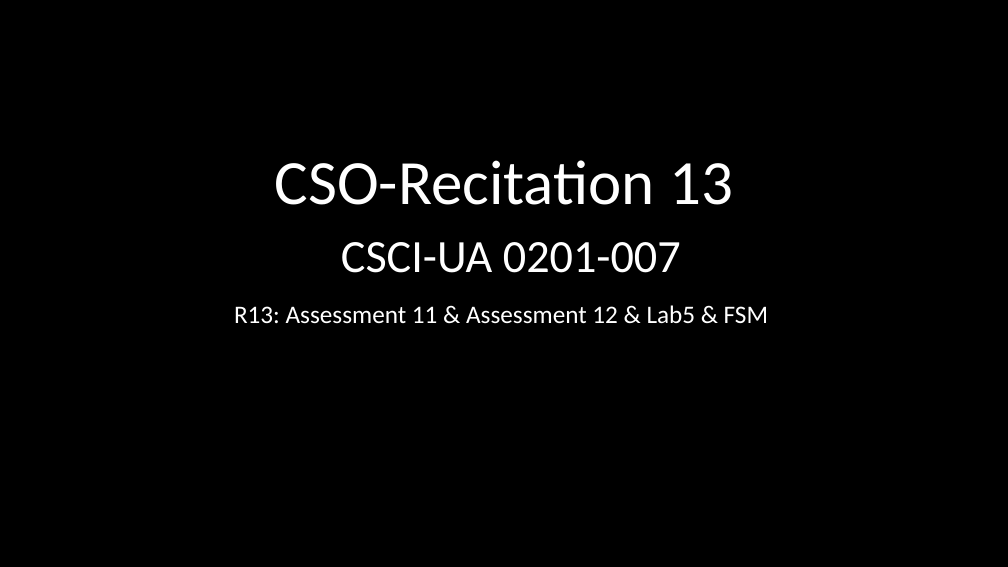
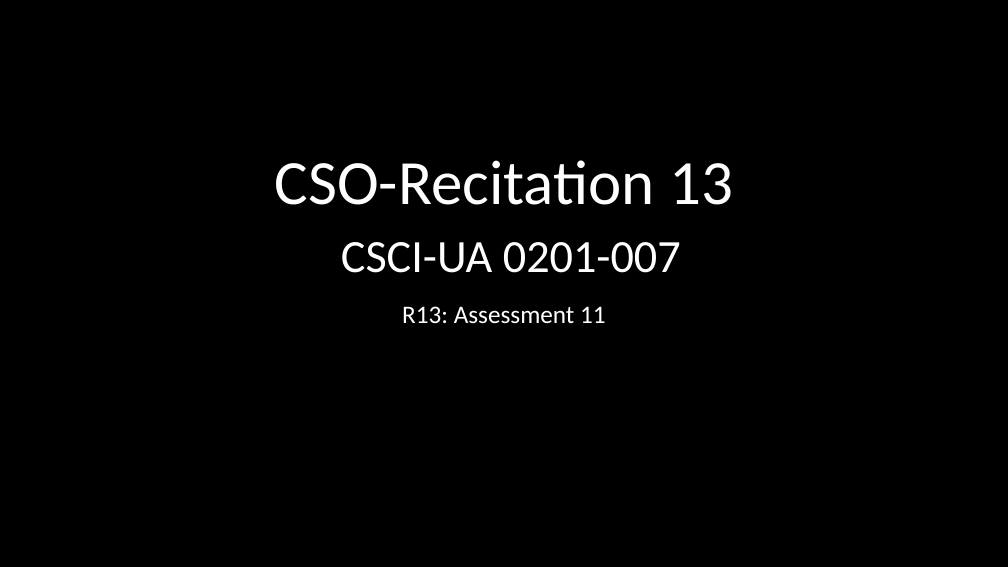
Before and after one commit to NYU-CSO/nyu-cso.github.io, a slide deck: slide 1 of rec-notes/r13.pptx. Drawn at 1008x567 pixels with LibreOffice and Linux fonts; fonts in the diff are those of the drawing. Boxes give left, top, right and bottom in pixels: in the first picture for what was removed or moved away, otherwise in the second. Text is boxed around its words. In the diff, an @@ line names an element or a change of style, - is before the commit and + after.

```diff
--- a/rec-notes/r13.pptx
+++ b/rec-notes/r13.pptx
@@ subtitle at (402,306,606,324): text changed @@
-R13: Assessment 11 & Assessment 12 & Lab5 & FSM
+R13: Assessment 11
```
Also in this commit, not shown: 11 other slides changed, 42 slides added, 20 slides removed.
